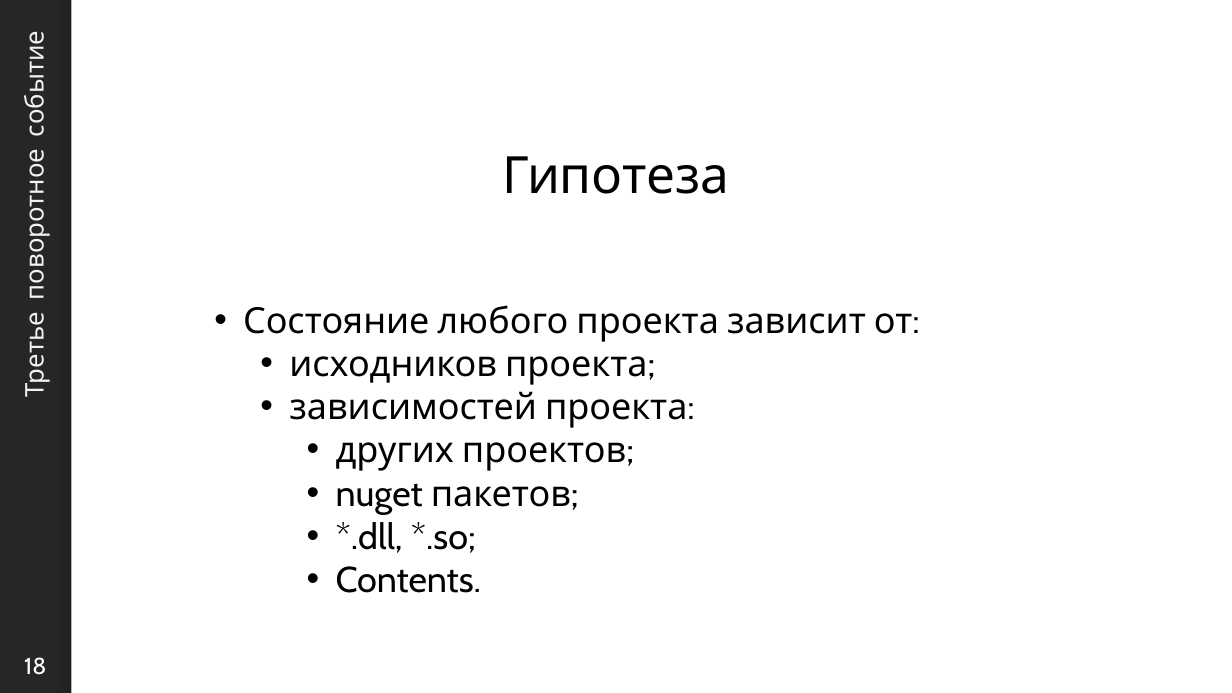
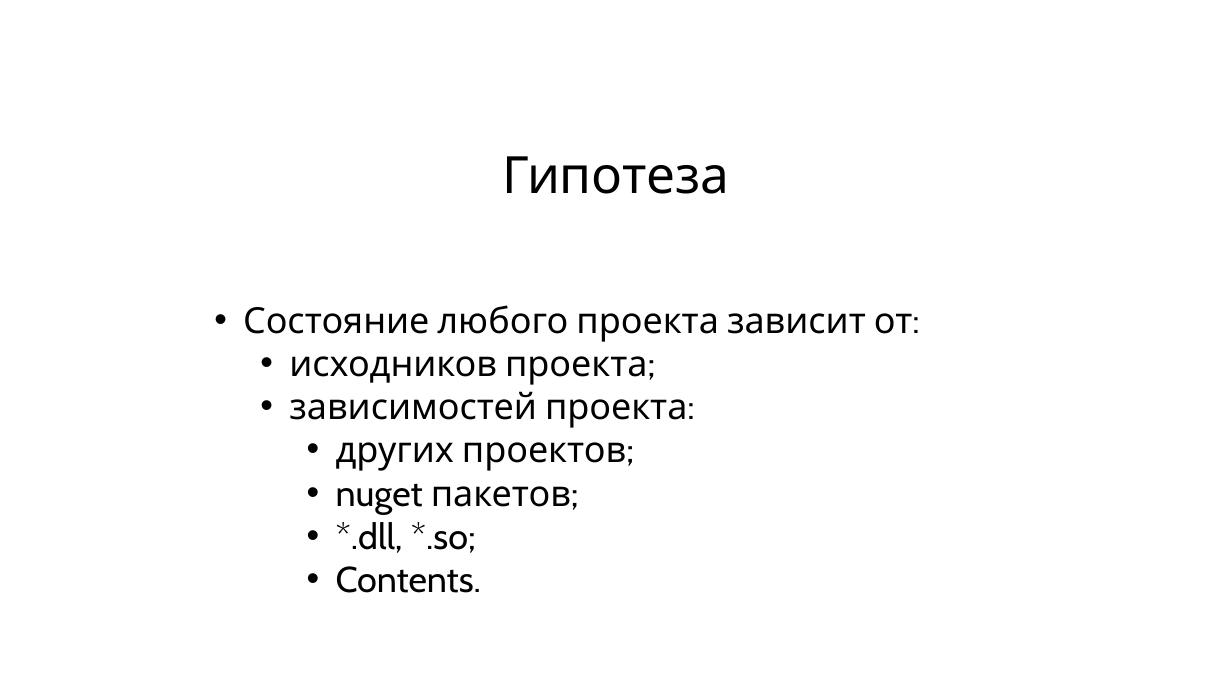
Before and after one commit to sidristij/presentations, a slide deck: slide 18 of 2023-dotnext-msk/02-dotnext-reactive-build.pptx. Drawn at 1232x693 pixels with LibreOffice and Linux fonts; fonts in the diff are those of the drawing; background and template pictures are left out. Boxes give left, top, right and bottom in pixels: in the first picture for what was removed or moved away, otherwise in the second. Text is boxed around its words. In the diff, an @@ line names an element or a change of style, - is before the commit and + after.

```diff
--- a/2023-dotnext-msk/02-dotnext-reactive-build.pptx
+++ b/2023-dotnext-msk/02-dotnext-reactive-build.pptx
@@ rectangle: place and size @@
-rectangle at [71,0,1232,693]
+rectangle at [0,0,1232,693]
@@ rectangle removed at [0,0,1232,693] @@
@@ title removed at [16,41,51,395] @@
-Третье поворотное событие
@@ page number removed at [24,657,46,675] @@
-18
```
Also in this commit, not shown: 26 other slides changed, 2 slides added, 4 slides removed.
